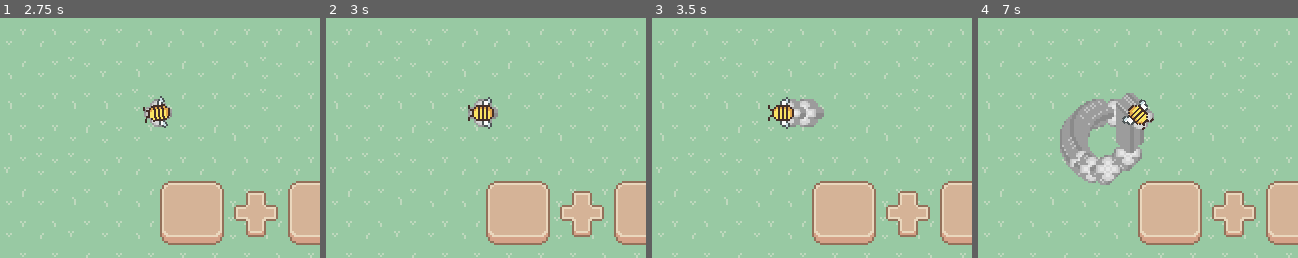
Above: before the commit, frames 1-4 (left to right).
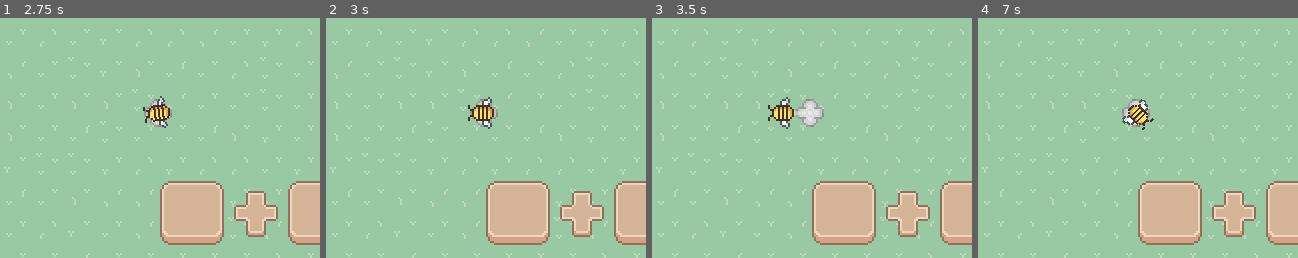
Above: after the commit, the same moments.

Repository: kdxiao/bloom
Game: Godot game, scene res://tile_map.tscn
Two runs of this game, one before a commit and one after it. Both use one fixed random seed, a clock stepped at 60 frames per second and the inputs below.
Inputs:
- Up to frame 1 (2.75 s): hold Right (ui_right) 0.53-1.28 s; hold Space (ui_select) 0.53-1.28 s; hold Down (ui_down) 1.28-2.03 s; tap Space (ui_select) at 1.35, 1.52, 1.82 s; tap Enter at 2 s; hold Right (ui_right) from 2.03 s (still down); hold Space (ui_select) from 2.03 s (still down)
- Up to frame 2 (3 s): release Right (ui_right) at 2.78 s; release Space (ui_select) at 2.78 s; hold Up (ui_up) from 2.78 s (still down); tap Space (ui_select) at 2.85 s
- Up to frame 3 (3.5 s): keep holding Up (ui_up); tap Space (ui_select) at 3.02, 3.32 s
- Up to frame 4 (7 s): release Up (ui_up) at 3.53 s; hold Space (ui_select) 3.53-4.28 s; hold Left (ui_left) 3.53-5.03 s; tap Space (ui_select) at 4.35, 4.52, 4.82, 5.85, 6.02, 6.32 s; hold Down (ui_down) 5.03-5.78 s; hold Space (ui_select) 5.03-5.78 s; hold Right (ui_right) 5.78-6.53 s; hold Up (ui_up) from 6.53 s (still down); hold Space (ui_select) from 6.53 s (still down)
The pictures show only the part of the screen within x 0-50%, y 39-89%; the shares and areas given below are measured in that part.

Frame 1 is identical in both runs. In frame 2, 0.1% of the frame differs, in the area x 44-54%, y 33-46%; in frame 3, 0.6%; in frame 4, 6.2%, in the area x 25-55%, y 31-70%.

Commit message:
fixed it a little bit more

Diff:
--- a/bee_movement.gd
+++ b/bee_movement.gd
@@ -37,6 +37,7 @@
 			get_node("../../").add_child(instance)
 			instance.connect("flower_enter", _on_flower_enter)
 			instance.connect("flower_exit", _on_flower_exit)
+			in_flower = true
 
 func _on_flower_enter():
 	in_flower = true
